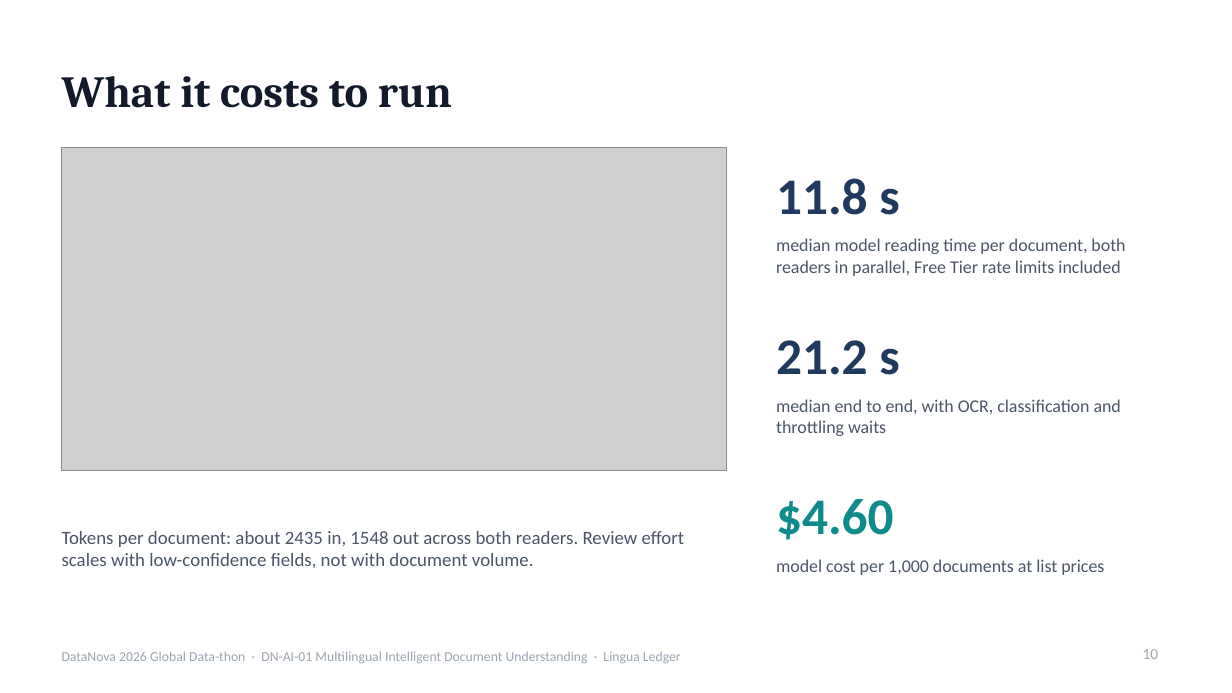
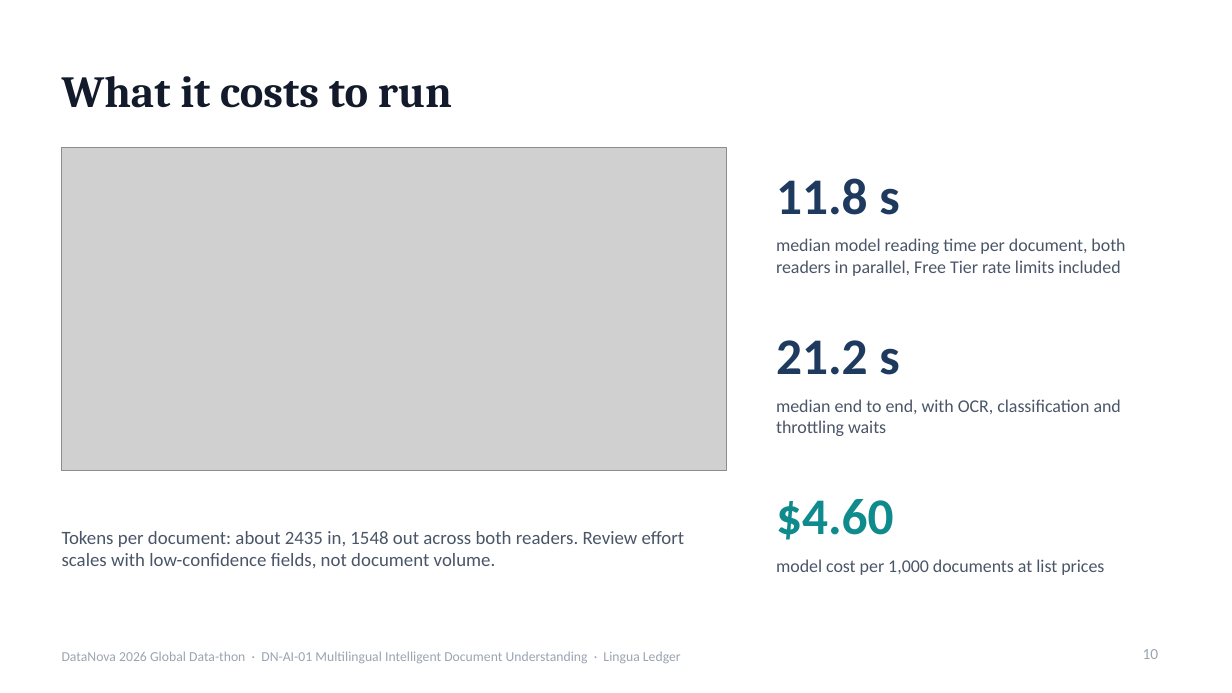
Before and after one commit to rishavnaskar/lingua-ledger, a slide deck: slide 10 of deck/LinguaLedger-DataNova2026-Round1.pptx. Drawn at 1232x693 pixels with LibreOffice and Linux fonts; fonts in the diff are those of the drawing; grey boxes stand for pictures. Boxes give left, top, right and bottom in pixels: in the first picture for what was removed or moved away, otherwise in the second. Text is boxed around its words. In the diff, an @@ line names an element or a change of style, - is before the commit and + after.

```diff
--- a/deck/LinguaLedger-DataNova2026-Round1.pptx
+++ b/deck/LinguaLedger-DataNova2026-Round1.pptx
@@ text at bbox=[62, 531, 685, 568]: text changed @@
-Tokens per document: about 2435 in, 1548 out across both readers. Review effort scales with low-confidence fields, not with document volume.
+Tokens per document: about 2435 in, 1548 out across both readers. Review effort scales with low-confidence fields, not document volume.
```
Also in this commit, not shown: 12 other slides changed, 2 other files.
